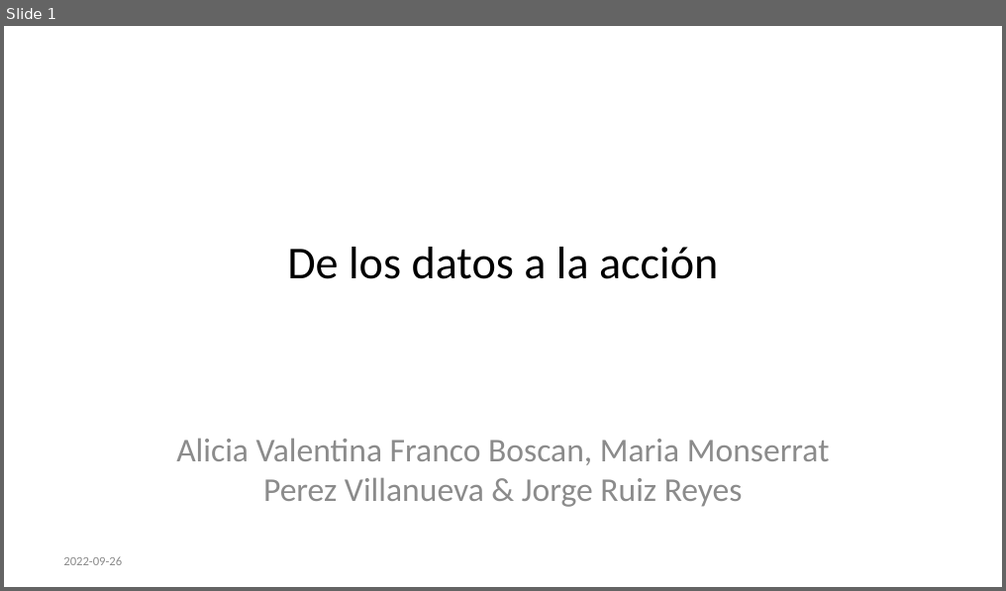
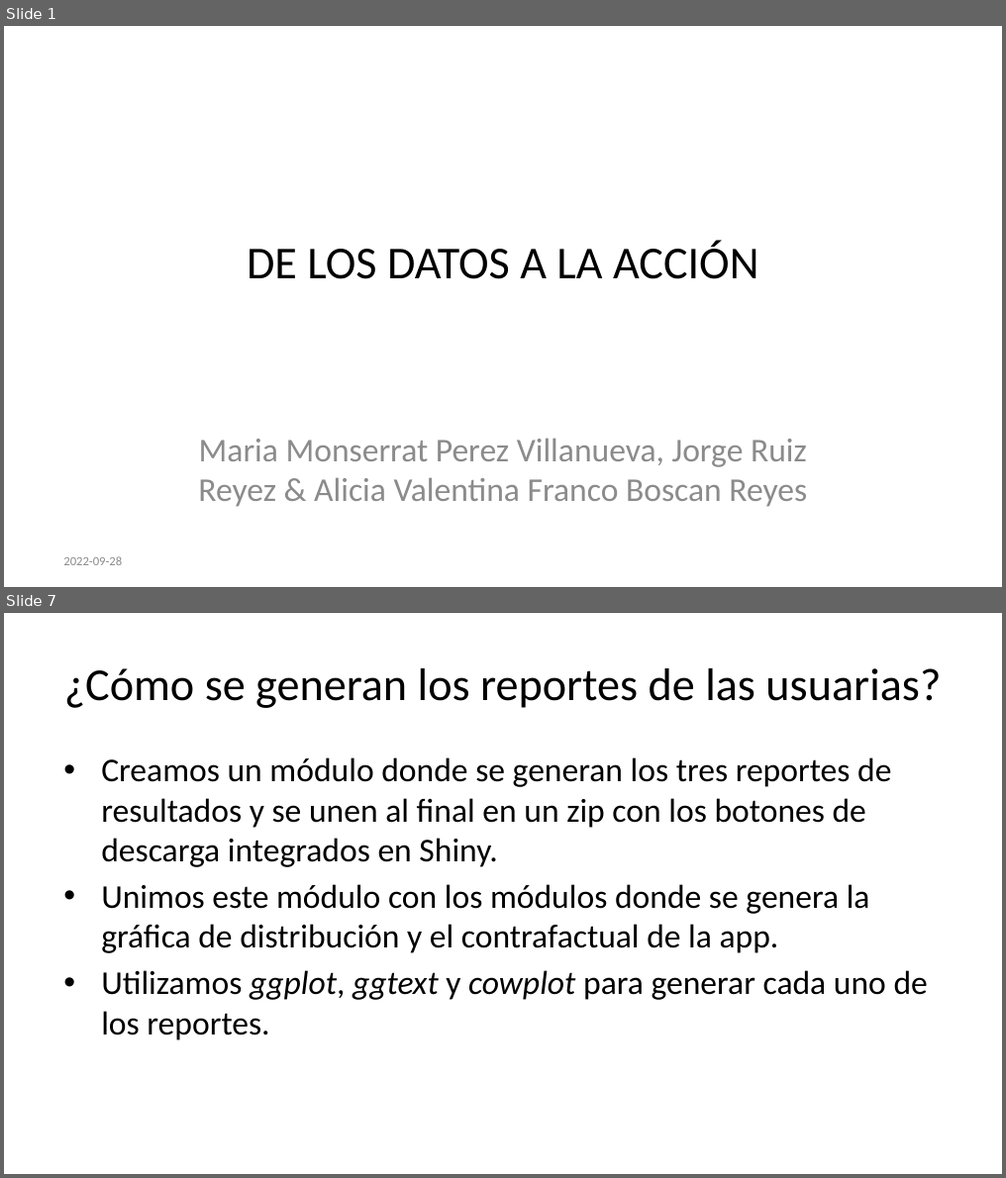
Before and after one commit to datacivica/ppt-huelladecuidados-LatinR, a slide deck: ppt-LatinR.pptx. Shown one above the other, each under a label of ours: slide 1 before the commit, slides 1 and 7 after it; the slides between them are not shown. The pictures are 1006x591 and 1006x1178 pixels, drawn with LibreOffice and Linux fonts; fonts in the diff are those of the drawing. Boxes give left, top, right and bottom in pixels: in the first picture for what was removed or moved away, otherwise in the second. Text is boxed around its words. In the diff, an @@ line names an element or a change of style, - is before the commit and + after.

Commit message:
subiendo parte sobre call to action con mails y reportes

```diff
--- a/ppt-LatinR.pptx
+++ b/ppt-LatinR.pptx
@@ slide 7 added at box(4, 613, 1002, 1174), background #FFFFFF @@
@@ title added at box(64, 668, 941, 708), 33 pt, text #000000 @@
+¿Cómo se generan los reportes de las usuarias?
@@ text added at box(101, 758, 928, 1041), 24 pt, text #000000 @@
+• Creamos un módulo donde se generan los tres reportes de resultados y se unen al final en un zip con los botones de descarga integrados en Shiny.
+• Unimos este módulo con los módulos donde se genera la gráfica de distribución y el contrafactual de la app.
+• Utilizamos ggplot, ggtext y cowplot para generar cada uno de los reportes.
@@ slide 1 changed as well @@
@@ title at box(247, 240, 759, 279): text changed @@
-De los datos a la acción
+DE LOS DATOS A LA ACCIÓN
@@ subtitle at box(198, 438, 807, 507): text changed @@
-Alicia Valentina Franco Boscan, Maria Monserrat Perez Villanueva & Jorge Ruiz Reyes
+Maria Monserrat Perez Villanueva, Jorge Ruiz Reyez & Alicia Valentina Franco Boscan Reyes
```
Also in this commit, not shown: 8 other slides added, 4 slides removed, 4 other files.
